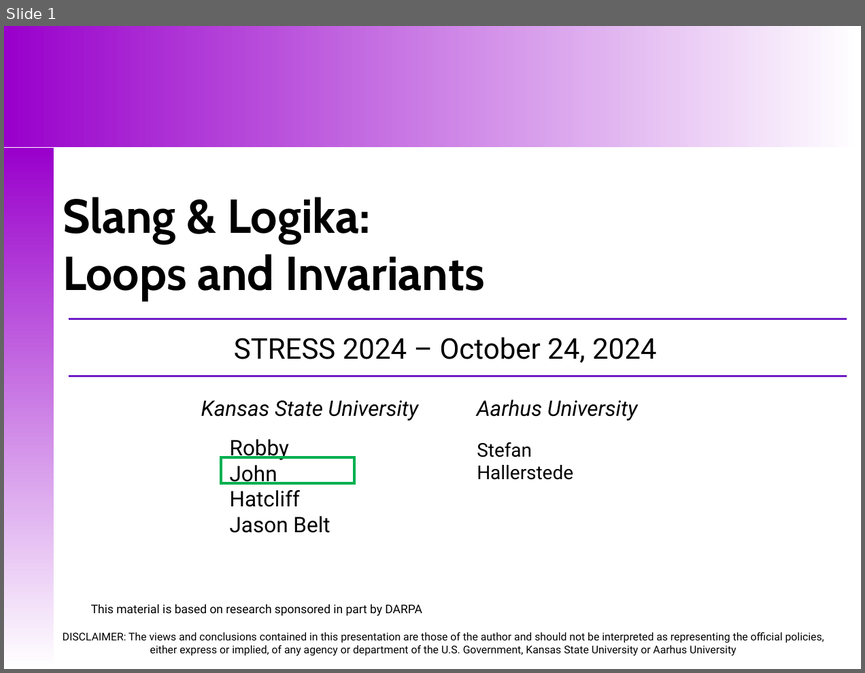
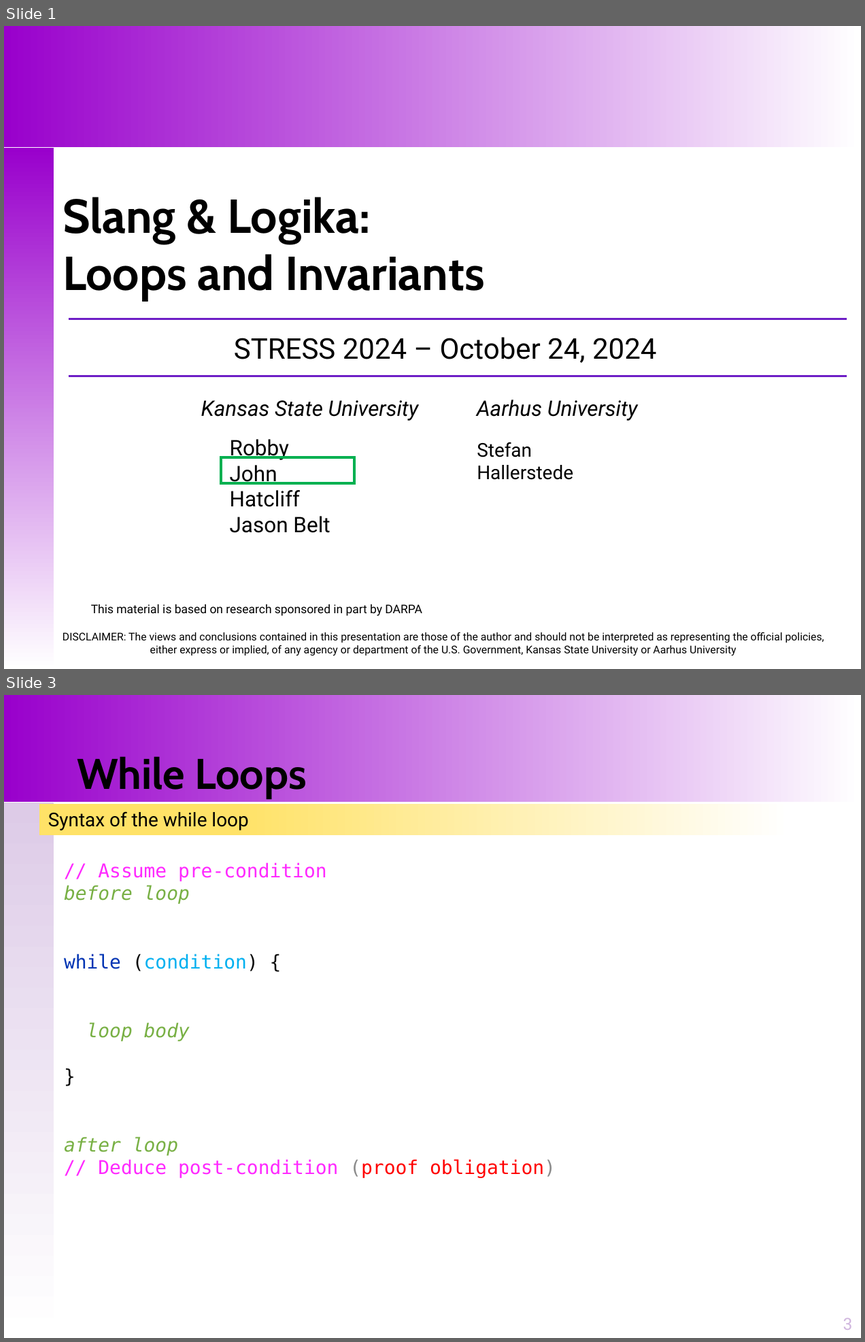
Before and after one commit to santoslab/stress24, a slide deck: slides/M-02-01-Loops-Invariants.pptx. Shown one above the other, each under a label of ours: slide 1 before the commit, slides 1 and 3 after it; the slides between them are not shown. The pictures are 865x673 and 865x1342 pixels, drawn with LibreOffice and Linux fonts; fonts in the diff are those of the drawing. Boxes give left, top, right and bottom in pixels: in the first picture for what was removed or moved away, otherwise in the second. Text is boxed around its words. In the diff, an @@ line names an element or a change of style, - is before the commit and + after.

```diff
--- a/slides/M-02-01-Loops-Invariants.pptx
+++ b/slides/M-02-01-Loops-Invariants.pptx
@@ slide 3 added at <box>4,695,861,1338</box>, background #FFFFFF @@
@@ rectangle added at <box>4,695,861,802</box>, fill gradient #9900CC to #FFFFFF @@
@@ title added at <box>77,756,307,799</box>, 36 pt, text #000000, bold @@
+While Loops
@@ rectangle added at <box>5,802,54,1337</box>, fill gradient #DDCBE7 to #FFFFFF @@
@@ rectangle added at <box>40,804,791,836</box>, fill gradient #FFFFFF to #FFE267, 16 pt, text #000000 @@
+Syntax of the while loop
@@ text added at <box>64,862,555,1178</box>, 16 pt, text #FF29FF @@
+// Assume pre-condition
+before loop
+while (condition) {
+loop body
+}
+after loop
+// Deduce post-condition (proof obligation)
@@ page number added at <box>843,1317,853,1329</box>, 14 pt, text #D0B6DE @@
+3
```
Also in this commit, not shown: 1 slide changed, 7 other slides added, 11 other files.
